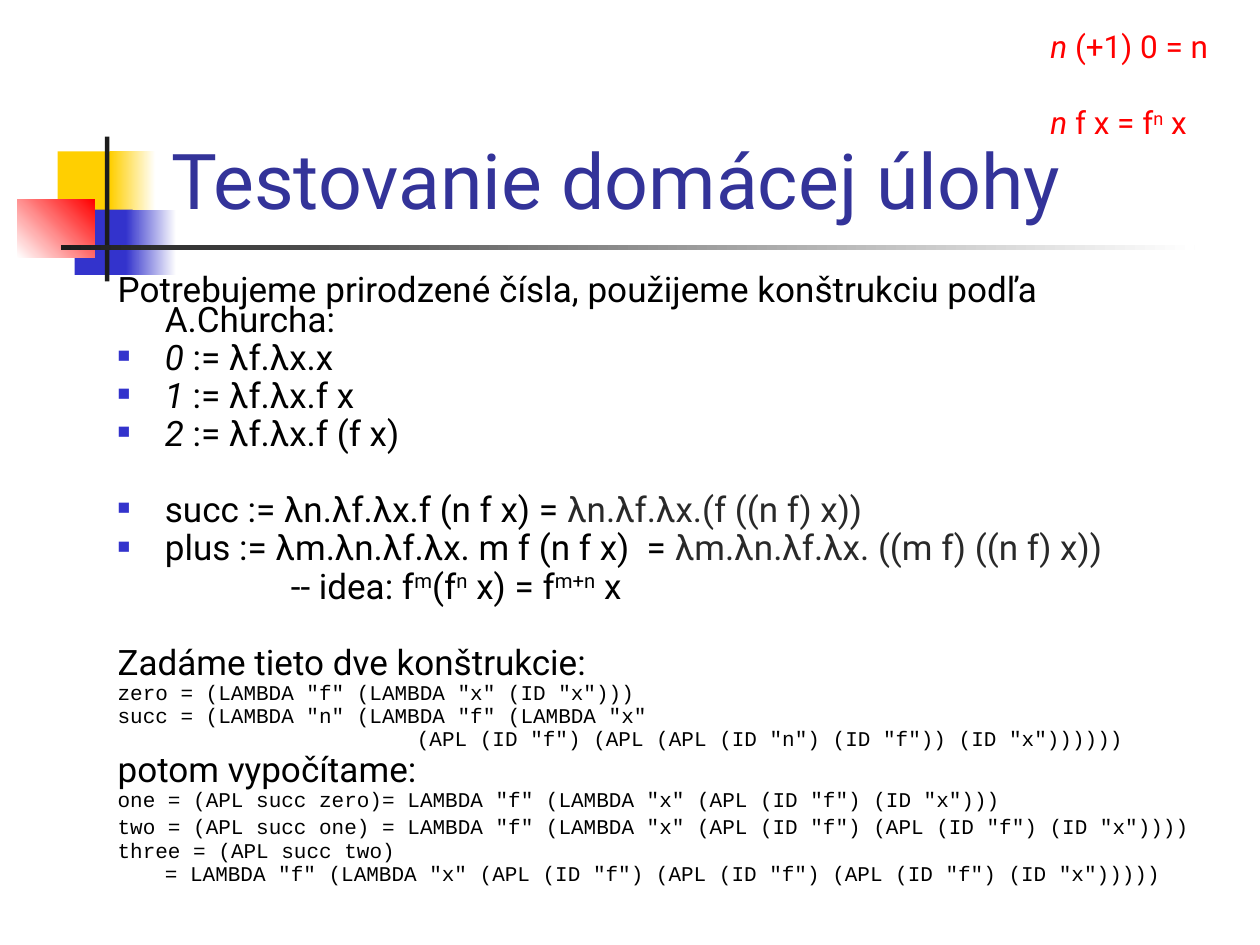
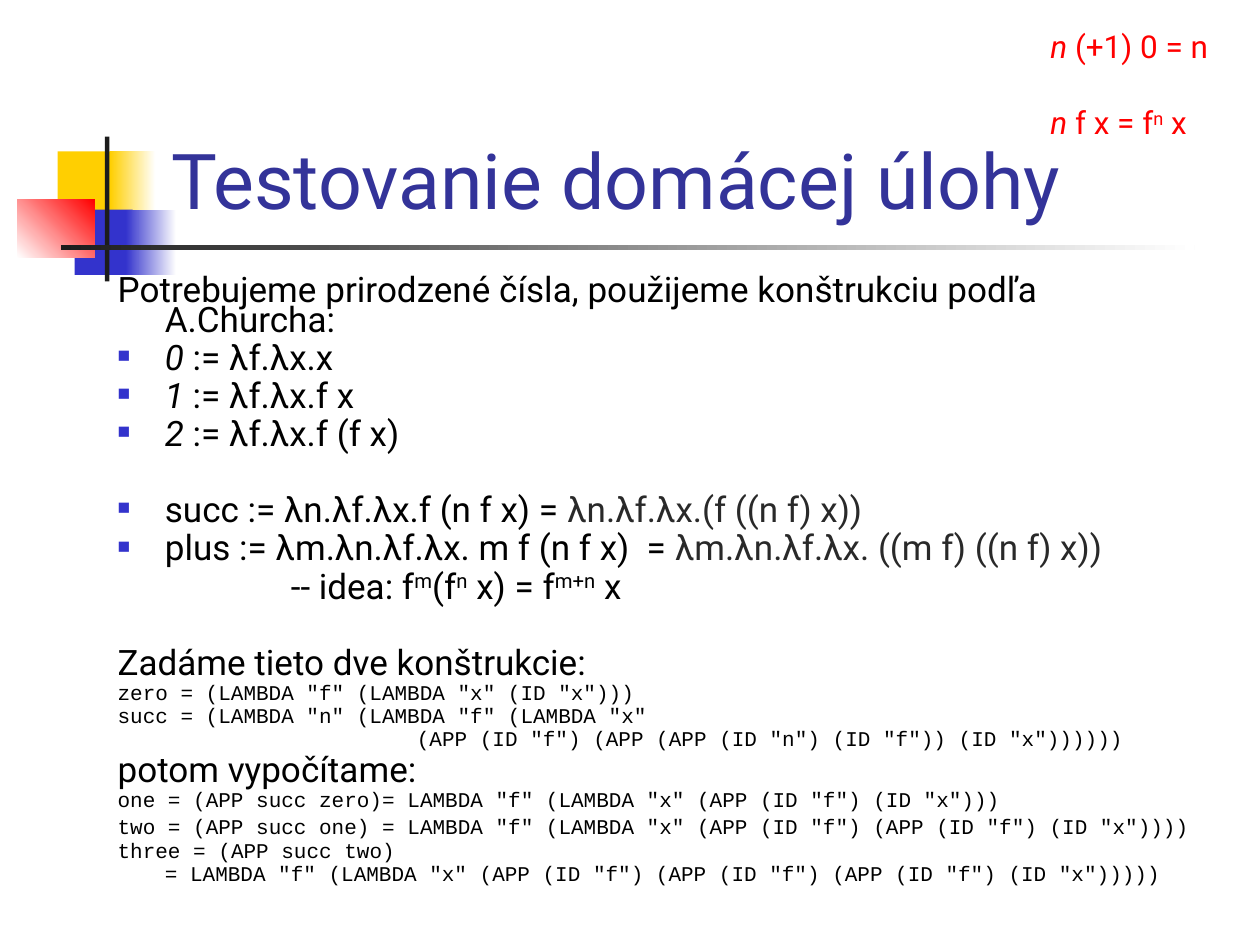
Before and after one commit to Funkcionalne/Prednasky, a slide deck: slide 13 of 06/06_fpro.ppt (slide 12 before the commit). Drawn at 1260x945 pixels with LibreOffice and Linux fonts; fonts in the diff are those of the drawing. Boxes give left, top, right and bottom in pixels: in the first picture for what was removed or moved away, otherwise in the second. Text is boxed around its words. In the diff, an @@ line names an element or a change of style, - is before the commit and + after.

```diff
--- a/06/06_fpro.ppt
+++ b/06/06_fpro.ppt
@@ text at (x1=417, y1=731, x2=1122, y2=751): text changed @@
-(APL (ID "f") (APL (APL (ID "n") (ID "f")) (ID "x"))))))
+(APP (ID "f") (APP (APP (ID "n") (ID "f")) (ID "x"))))))
@@ text at (x1=118, y1=792, x2=1188, y2=886): text changed @@
-one = (APL succ zero)= LAMBDA "f" (LAMBDA "x" (APL (ID "f") (ID "x")))
-two = (APL succ one) = LAMBDA "f" (LAMBDA "x" (APL (ID "f") (APL (ID "f") (ID "x"))))
-three = (APL succ two)
-= LAMBDA "f" (LAMBDA "x" (APL (ID "f") (APL (ID "f") (APL (ID "f") (ID "x")))))
+one = (APP succ zero)= LAMBDA "f" (LAMBDA "x" (APP (ID "f") (ID "x")))
+two = (APP succ one) = LAMBDA "f" (LAMBDA "x" (APP (ID "f") (APP (ID "f") (ID "x"))))
+three = (APP succ two)
+= LAMBDA "f" (LAMBDA "x" (APP (ID "f") (APP (ID "f") (APP (ID "f") (ID "x")))))
```
Also in this commit, not shown: 11 other slides changed, 1 slide added, 2 other files.
